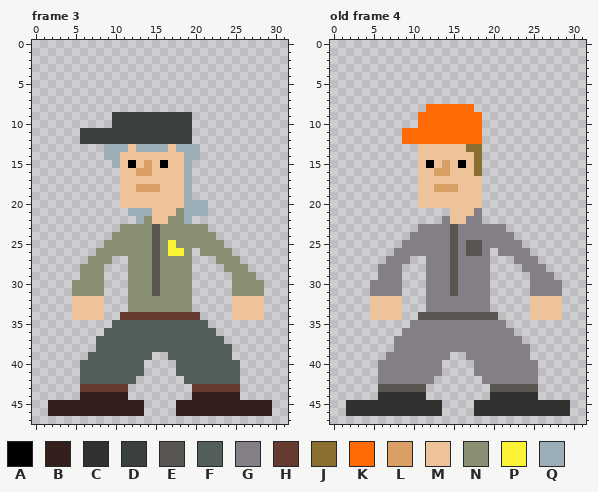
Edited in one commit: pixel-art file (assets/art/humans_slim.aseprite). Above is the file before it was changed.
32x48 pixels, 5 frames. Shown: frame 3, old frame 4. The commit also changed other frames, which this record leaves out.
Visible layers, top first: "Shoes", "Shirt", "Pants", "Headwear", "Hair", "Body".
Palette (. is transparent): A #000000  B #331f1c  C #33312f  D #3a4040  E #595652  F #525e5a  G #847e87  H #663931  J #8a6f30  K #ff6a04  L #d9a066  M #eec39a  N #888f72  P #fbf236  Q #9badb7
Pixels before, frame 3, first column x 2:
 9 ........DDDDDDDDDD..........
10 ........DDDDDDDDDD..........
11 ....DDDDDDDDDDDDDD..........
12 ....DDDDDDDDDDDDDD..........
13 .......QQQMQQQQMQQQ.........
14 .......QQMMMMMMMMQQ.........
15 ........QMAMLMAMMQ..........
16 .........MMLLMMMMQ..........
17 .........MMMMMMMMQ..........
18 .........MMLLLMMMQ..........
19 .........MMMMMMMMQ..........
20 .........MMMMMMMMQQQ........
21 ..........QQQMMMNQQQ........
22 ...........QNMMNNQ..........
23 .........NNNNENNNNNN........
24 ........NNNNNENNNNNNN.......
25 .......NNNNNNENPNNNNNN......
26 ......NNNNNNNENPPN.NNNN.....
27 .....NNN..NNNENNNN...NNN....
28 ....NNN...NNNENNNN....NNN...
29 ....NNN...NNNENNNN.....NNN..
30 ...NNNN...NNNENNNN.....NNNN.
31 ...NNNN...NNNENNNN.....NNNN.
32 ...MMMM...NNNNNNNN.....MMMM.
33 ...MMMM...NNNNNNNN.....MMMM.
34 ...MMMM..HHHHHHHHHH....MMMM.
35 ........FFFFFFFFFFFF........
36 .......FFFFFFFFFFFFFF.......
37 ......FFFFFFFFFFFFFFFF......
38 ......FFFFFFFFFFFFFFFFF.....
39 .....FFFFFFFF..FFFFFFFF.....
40 ....FFFFFFFF....FFFFFFFF....
41 ....FFFFFFFF....FFFFFFFF....
42 ....FFFFFFF......FFFFFFF....
43 ....HHHHHH........HHHHHH....
44 ....BBBBBB........BBBBBB....
45 BBBBBBBBBBBB....BBBBBBBBBBBB
46 BBBBBBBBBBBB....BBBBBBBBBBBB
Pixels before, old frame 4, first column x 2:
 8 ..........KKKKKK............
 9 .........KKKKKKKK...........
10 .........KKKKKKKK...........
11 .......KKKKKKKKKK...........
12 .......KKKKKKKKKK...........
13 .........MMMMMMJJ...........
14 .........MMMMMMMJ...........
15 .........MAMLMAMJ...........
16 .........MMLLMMMJ...........
17 .........MMMMMMMM...........
18 .........MMLLLMMM...........
19 .........MMMMMMMM...........
20 .........MMMMMMMM...........
21 .............MMMG...........
22 ............GMMGG...........
23 .........GGGGEGGGGGG........
24 ........GGGGGEGGGGGGG.......
25 .......GGGGGGEGEEGGGGG......
26 ......GGGGGGGEGEEG.GGGG.....
27 .....GGG..GGGEGGGG...GGG....
28 ....GGG...GGGEGGGG....GGG...
29 ....GGG...GGGEGGGG.....GGG..
30 ...GGGG...GGGEGGGG.....GGGG.
31 ...GGGG...GGGEGGGG.....GGGG.
32 ...MMMM...GGGGGGGG.....MMMM.
33 ...MMMM...GGGGGGGG.....MMMM.
34 ...MMMM..EEEEEEEEEE....MMMM.
35 ........GGGGGGGGGGGG........
36 .......GGGGGGGGGGGGGG.......
37 ......GGGGGGGGGGGGGGGG......
38 ......GGGGGGGGGGGGGGGGG.....
39 .....GGGGGGGG..GGGGGGGG.....
40 ....GGGGGGGG....GGGGGGGG....
41 ....GGGGGGGG....GGGGGGGG....
42 ....GGGGGGG......GGGGGGG....
43 ....EEEEEE........EEEEEE....
44 ....CCCCCC........CCCCCC....
45 CCCCCCCCCCCC....CCCCCCCCCCCC
46 CCCCCCCCCCCC....CCCCCCCCCCCC
New version:
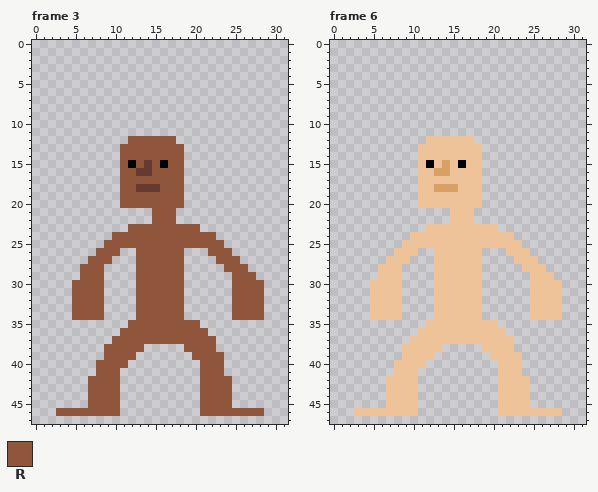
Colours new in this view: R #8f563b
A new or re-ordered frame is compared with the old frame closest to it.
Change:
frames 5 -> 10
layer "Hair" now hidden
layer "Headwear" now hidden
layer "Pants" now hidden
layer "Shirt" now hidden
layer "Shoes" now hidden
Changed rows in their new state; - is an unchanged pixel.
Frame 3:
first column x 2:
 9 --------..........----------
10 --------..........----------
11 ----..............----------
12 ----......RRRRRR..----------
13 -------..RRRRRRRR..---------
14 -------..RRRRRRRR..---------
15 --------.R-RHR-RR.----------
16 ---------RRHHRRRR.----------
17 ---------RRRRRRRR.----------
18 ---------RRHHHRRR.----------
19 ---------RRRRRRRR.----------
20 ---------RRRRRRRR...--------
21 ----------...RRR....--------
22 -----------..RRR..----------
23 ---------.RRRRRRRRR.--------
24 --------RRRRRRRRRRRRR-------
25 -------RRRRRRRRRRRRRRR------
26 ------RRR..RRRRRR.-.RRR-----
27 -----RRR--.RRRRRR.---RRR----
28 ----RRR---.RRRRRR.----RRR---
29 ----RRR---.RRRRRR.-----RRR--
30 ---RRRR---.RRRRRR.-----RRRR-
31 ---RRRR---.RRRRRR.-----RRRR-
32 ---RRRR---.RRRRRR.-----RRRR-
33 ---RRRR---.RRRRRR.-----RRRR-
34 ---RRRR--..RRRRRR..----RRRR-
35 --------..RRRRRRRRR.--------
36 -------..RRRRRRRRRRR.-------
37 ------..RRRRRRRRRRRRR.------
38 ------.RRRRR.....RRRR..-----
39 -----..RRRR..--...RRRR.-----
40 ----..RRRR..----...RRR..----
41 ----..RRR...----...RRR..----
42 ----.RRRR..------..RRRR.----
43 ----.RRRR.--------.RRRR.----
44 ----.RRRR.--------.RRRR.----
45 .....RRRR...----...RRRR.....
46 .RRRRRRRR...----...RRRRRRRR.
Frame 6 is new; against old frame 4:
first column x 9:
 8 ---......-
 9 --........
10 --........
11 ..........
12 ...MMMMMM.
13 --------MM
14 ---------M
15 ---------M
16 ---------M
first column x 2:
21 ----------------.-----------
22 ------------.--M.-----------
23 ---------.MMMMMMMMM.--------
24 --------MMMMMMMMMMMMM-------
25 -------MMMMMMMMMMMMMMM------
26 ------MMM..MMMMMM.-.MMM-----
27 -----MMM--.MMMMMM.---MMM----
28 ----MMM---.MMMMMM.----MMM---
29 ----MMM---.MMMMMM.-----MMM--
30 ---MMMM---.MMMMMM.-----MMMM-
31 ---MMMM---.MMMMMM.-----MMMM-
32 ----------.MMMMMM.----------
33 ----------.MMMMMM.----------
34 ---------..MMMMMM..---------
35 --------..MMMMMMMMM.--------
36 -------..MMMMMMMMMMM.-------
37 ------..MMMMMMMMMMMMM.------
38 ------.MMMMM.....MMMM..-----
39 -----..MMMM..--...MMMM.-----
40 ----..MMMM..----...MMM..----
41 ----..MMM...----...MMM..----
42 ----.MMMM..------..MMMM.----
43 ----.MMMM.--------.MMMM.----
44 ----.MMMM.--------.MMMM.----
45 .....MMMM...----...MMMM.....
46 .MMMMMMMM...----...MMMMMMMM.
Where, in picture pixels (left, top, right, bottom), the same in both pictures:
changed: (48, 112, 272, 416)
changed: (402, 104, 482, 176)
changed: (346, 208, 570, 416)
